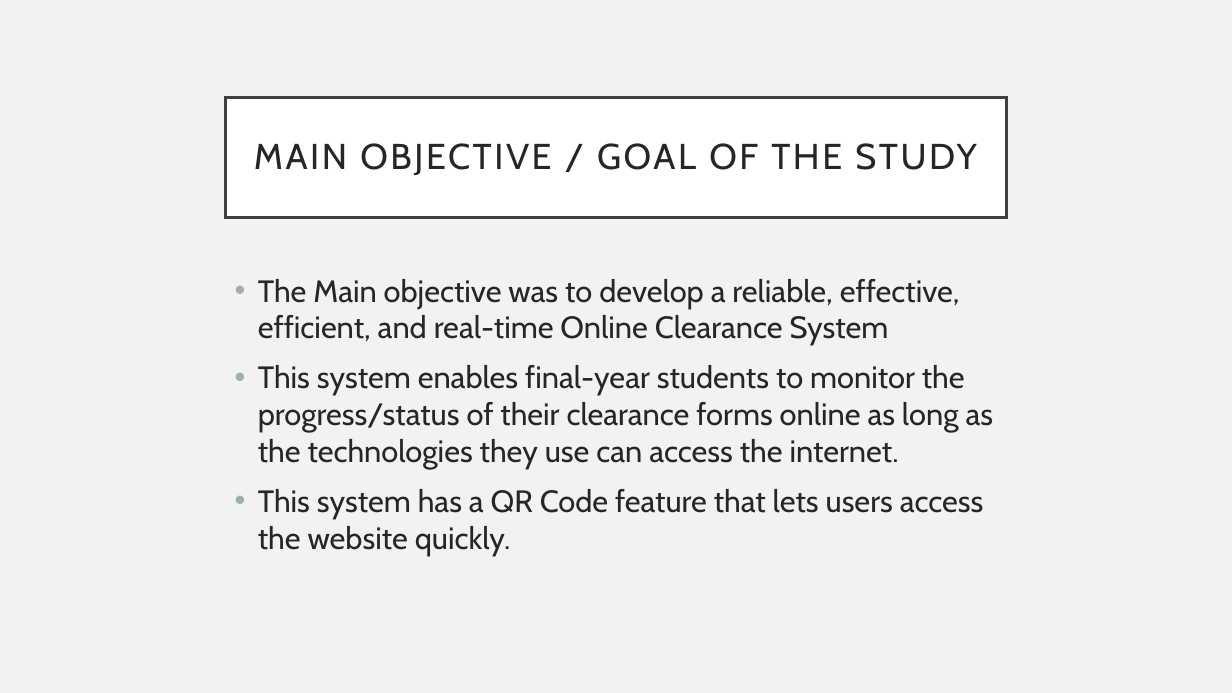
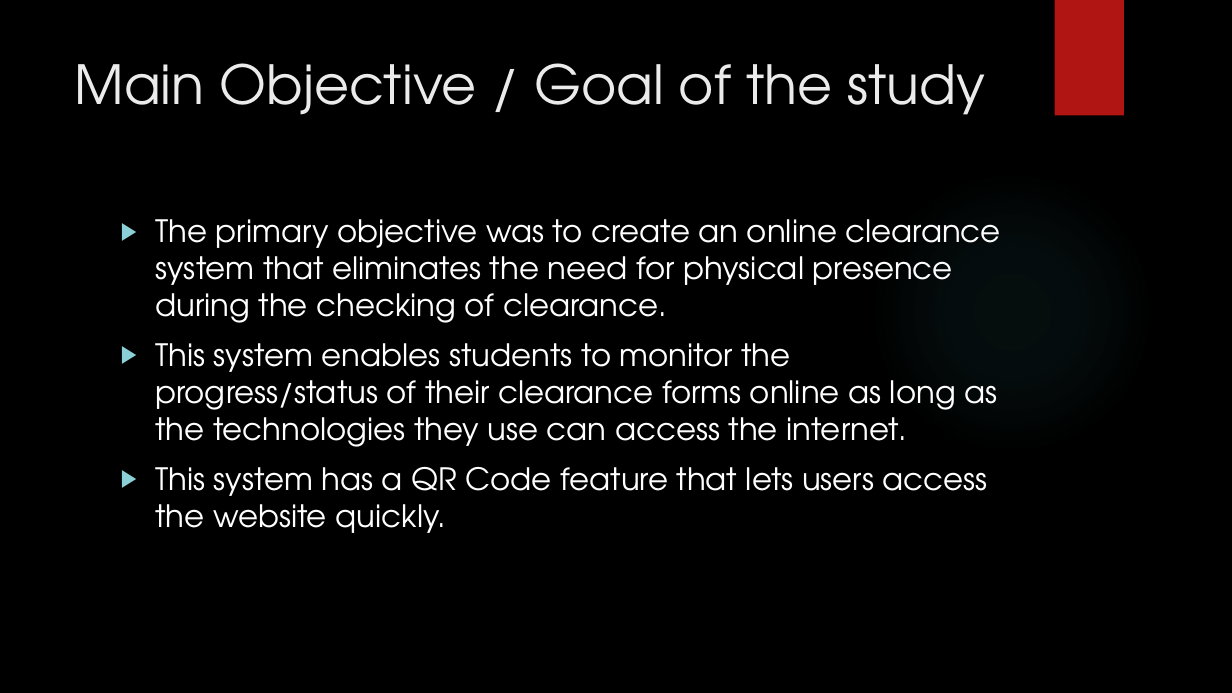
Before and after one commit to bimmbin/Thesis-Docx, a slide deck: slide 6 of Web-based-Automated-Clearance-Management-System-using-QR-3.pptx1.pptx. Drawn at 1232x693 pixels with LibreOffice and Linux fonts; fonts in the diff are those of the drawing; background and template pictures are left out. Boxes give left, top, right and bottom in pixels: in the first picture for what was removed or moved away, otherwise in the second. Text is boxed around its words. In the diff, an @@ line names an element or a change of style, - is before the commit and + after.

```diff
--- a/Web-based-Automated-Clearance-Management-System-using-QR-3.pptx1.pptx
+++ b/Web-based-Automated-Clearance-Management-System-using-QR-3.pptx1.pptx
@@ background #F2F2F2 to picture (left out) @@
@@ rectangle added at [1055, 0, 1124, 116], fill #B01513 @@
@@ title "Main Objective / Goal of ...": place and size @@
-title "Main Objective / Goal of ..." at [226, 97, 1006, 217]
+title "Main Objective / Goal of ..." at [75, 63, 985, 115]
@@ title "Main Objective / Goal of ..." at [75, 63, 985, 115]: vertical alignment middle to top; fill #FFFFFF to none; outline #404040 2.5 pt to none @@
@@ title at [75, 63, 985, 115]: text changed; size 28 to 42 pt; font Cabin to TeX Gyre Adventor; text colour #262626 to #EBEBEB @@
-MAIN OBJECTIVE / GOAL OF THE STUDY
+Main Objective / Goal of the study
@@ ellipse added at [870, 169, 1154, 454], fill gradient #50B9C1 @@
@@ text "The primary objective was to ...": place and size @@
-text "The primary objective was to ..." at [258, 279, 994, 556]
+text "The primary objective was to ..." at [155, 219, 1001, 533]
@@ text at [155, 219, 1001, 447]: text changed; font Cabin to TeX Gyre Adventor; text colour #262626 to #FFFFFF @@
-• The Main objective was to develop a reliable, effective, efficient, and real-time Online Clearance System
-• This system enables final-year students to monitor the progress/status of their clearance forms online as long as the technologies they use can access the internet.
+▶ The primary objective was to create an online clearance system that eliminates the need for physical presence during the checking of clearance.
+▶ This system enables students to monitor the progress/status of their clearance forms online as long as the technologies they use can access the internet.
@@ text at [155, 467, 988, 533]: font Cabin to TeX Gyre Adventor, text colour #262626 to #FFFFFF in "This system has a QR Code feature ..."; bullet • to ▶; bullet colour #9BAFB5 to #8AD0D6 @@
```
Also in this commit, not shown: 5 other slides changed, 2 slides added, 7 slides removed, 5 other files.
